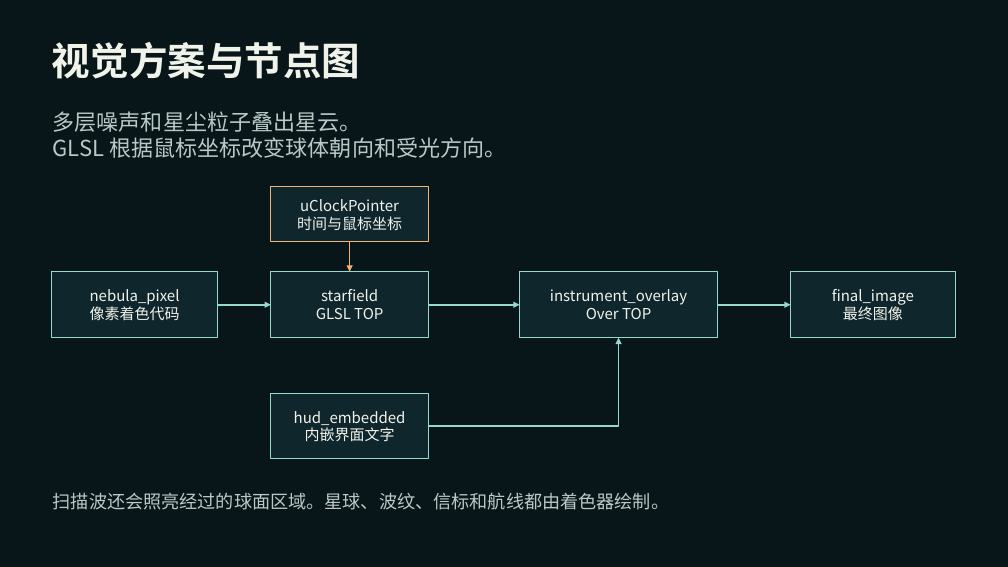
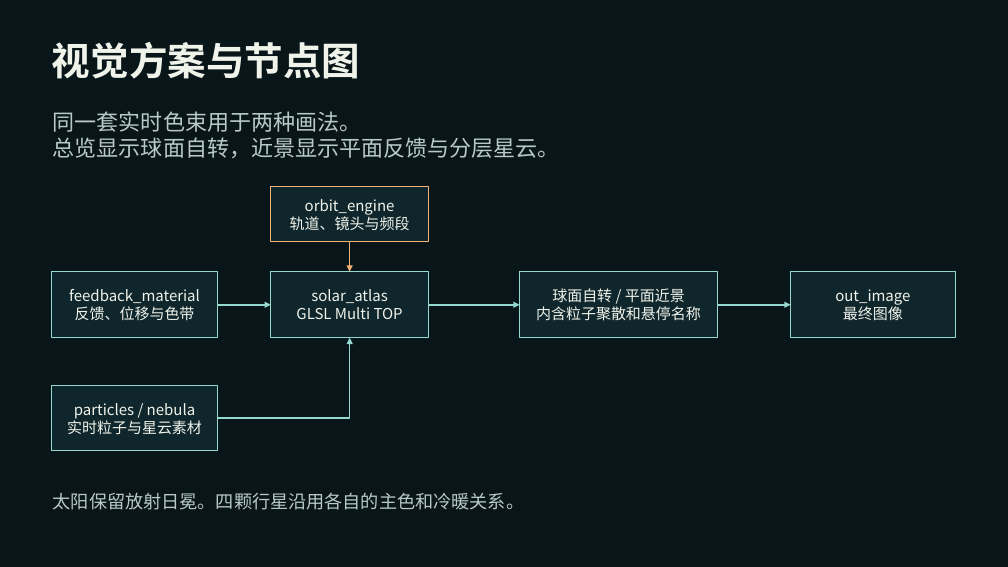
Before and after one commit to toki37644/TD, a slide deck: slide 4 of 深空回声·作品汇报.pptx. Drawn at 1008x567 pixels with LibreOffice and Linux fonts; fonts in the diff are those of the drawing. Boxes give left, top, right and bottom in pixels: in the first picture for what was removed or moved away, otherwise in the second. Text is boxed around its words. In the diff, an @@ line names an element or a change of style, - is before the commit and + after.

Commit message:
整合天体双画法和实时星云交互

```diff
--- a/深空回声·作品汇报.pptx
+++ b/深空回声·作品汇报.pptx
@@ text at [53,111,560,158]: text changed @@
-多层噪声和星尘粒子叠出星云。
-GLSL 根据鼠标坐标改变球体朝向和受光方向。
+同一套实时色束用于两种画法。
+总览显示球面自转，近景显示平面反馈与分层星云。
@@ text in rectangle at [290,199,410,230]: text changed @@
-uClockPointer
-时间与鼠标坐标
+orbit_engine
+轨道、镜头与频段
@@ text in rectangle at [69,289,200,320]: text changed @@
-nebula_pixel
-像素着色代码
+feedback_material
+反馈、位移与色带
@@ text in rectangle at [296,289,403,319]: text changed @@
-starfield
-GLSL TOP
+solar_atlas
+GLSL Multi TOP
@@ text in rectangle at [536,288,701,321]: text changed @@
-instrument_overlay
-Over TOP
+球面自转 / 平面近景
+内含粒子聚散和悬停名称
@@ text in rectangle at [835,289,910,305]: text changed @@
-final_image
+out_image
@@ elbow arrow moved from (429, 426) - (619, 338) to (218, 418) - (349, 338) @@
@@ rectangle added at [52,386,218,450], fill #10262D, outline #95D8CF 1.05 pt, 14.2 pt, text #EFF3E9 @@
+particles / nebula
+实时粒子与星云素材
@@ rectangle removed at [271,394,428,458] @@
-hud_embedded
-内嵌界面文字
@@ text at [53,493,524,510]: text changed @@
-扫描波还会照亮经过的球面区域。星球、波纹、信标和航线都由着色器绘制。
+太阳保留放射日冕。四颗行星沿用各自的主色和冷暖关系。
```
Also in this commit, not shown: 6 other slides changed, 1 slide added, 1 slide removed, 10 other files.
